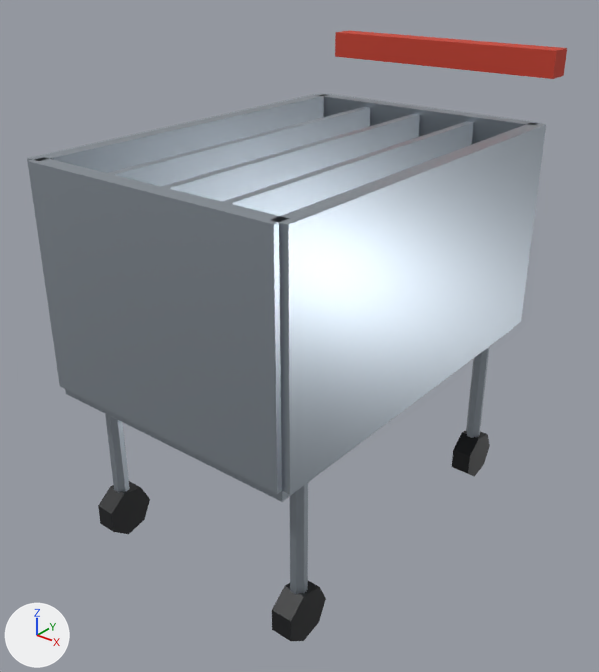
One commit to the glTF model public/assets/worldstream/game/shopping-cart-lod1.glb: the scene before it, then after it.
Before and after are seen from a camera (50 mm lens) standing at (0.879, -1.16, 1.067) and looking at (-0.02, -0.037, 0.37). Arrows for +X, +Y and +Z are at lower left; the lights stay in place. The first picture is the older version. Vertices at exactly the same position are counted once.

The scene before the commit, as lines of its bpy script (objects in view):
```python
me_shopping_cart = bpy.data.meshes.new('shopping-cart')
me_shopping_cart.from_pydata(...)  # 184 vertices, 300 faces; spans x -0.265..0.265, y -0.425..0.425, z 0.0..0.874
# faces by material slot: [192, 96, 12]
me_shopping_cart.materials.append(mat_steel)  # light grey #aeb8c2
me_shopping_cart.materials.append(mat_black)  # black #15171a
me_shopping_cart.materials.append(mat_red_cloth)  # red #c8412f
ob_shopping_cart = bpy.data.objects.new('shopping-cart', me_shopping_cart)
ob_shopping_cart.location = (0.0, 0.0, 0.0)
```
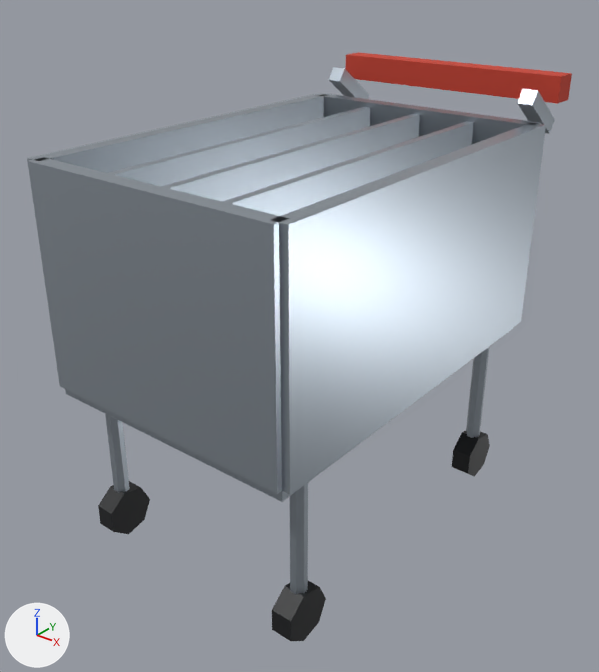
The newer file is also turned or shifted as a whole; pictures and numbers use the older file's frame.

Boxes [x1, y1, x2, y2] around the edits, measured in the pictures (599 x 672 px; the box of a moved part takes in the faces that stretch with it):
```json
{"object": "shopping-cart", "change": "reshaped", "before": [27, 30, 567, 641], "after": [27, 52, 572, 641]}
{"part": 1, "of": "me_shopping_cart", "change": "moved or reshaped", "before": [335, 30, 567, 79], "after": [345, 52, 572, 104]}
{"part": 2, "of": "me_shopping_cart", "change": "added", "after": [329, 67, 555, 134]}
```

Edits to the scene script, one JSON object a line:
```json
{"block": "me_shopping_cart", "where": "# used by ob_shopping_cart; location = (0.0, 0.0, 0.0)"}
{"op": "remove", "block": "me_shopping_cart", "code": "me_shopping_cart.from_pydata(...)  # 184 vertices, 300 faces; spans x -0.265..0.265, y -0.425..0.425, z 0.0..0.874"}
{"op": "add", "block": "me_shopping_cart", "code": "me_shopping_cart.from_pydata(...)  # 200 vertices, 324 faces; spans x -0.265..0.265, y -0.425..0.465, z 0.0..0.824"}
{"block": "me_shopping_cart", "change": "me_shopping_cart part 1: the loose piece of 8 vertices spanning x -0.25..0.25, y 0.375..0.425, z 0.824..0.874 is moved by (0.0, 0.04, -0.05)"}
{"block": "me_shopping_cart", "change": "me_shopping_cart part 2"}
{"block": "me_shopping_cart", "change": "8 vertices are added at x -0.235..0.205, y 0.332..0.448, z 0.712..0.805"}
{"block": "me_shopping_cart", "change": "8 new vertices lie (0.03, 0.0, 0.0) away from vertices in x -0.235..0.205, y 0.332..0.448, z 0.712..0.805"}
{"block": "me_shopping_cart", "change": "24 new faces join them, mat_steel (light grey #aeb8c2)"}
```
